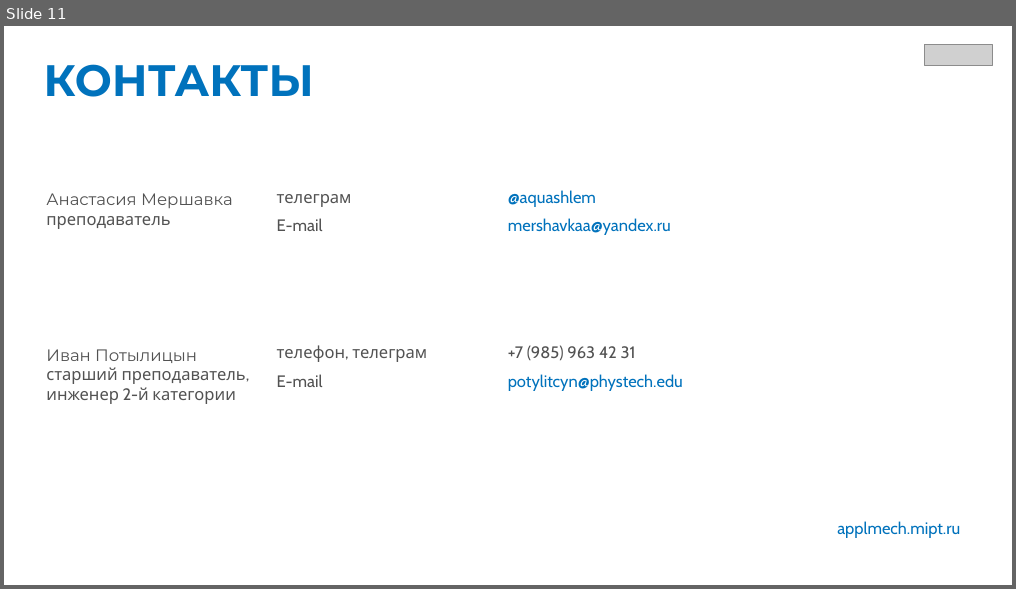
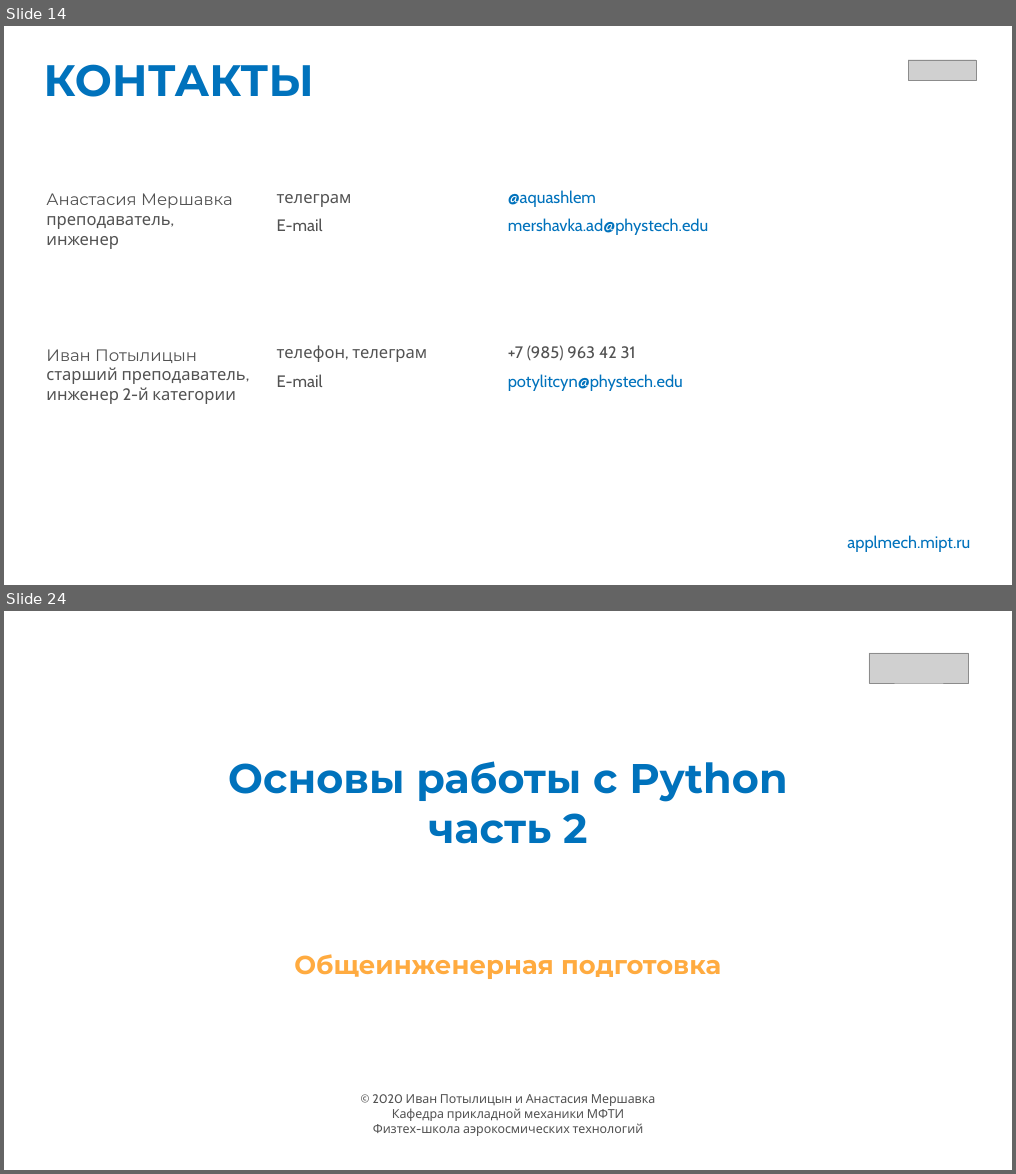
Before and after one commit to mershavka/get, a slide deck: cover.pptx. Shown one above the other, each under a label of ours: slide 11 before the commit, slides 14 and 24 after it; the slides between them are not shown. The pictures are 1016x589 and 1016x1174 pixels, drawn with LibreOffice and Linux fonts; fonts in the diff are those of the drawing; grey boxes stand for pictures; background and template pictures are left out. Boxes give left, top, right and bottom in pixels: in the first picture for what was removed or moved away, otherwise in the second. Text is boxed around its words. In the diff, an @@ line names an element or a change of style, - is before the commit and + after.

```diff
--- a/cover.pptx
+++ b/cover.pptx
@@ slide 24 added at (4, 611, 1012, 1170), background picture (left out) @@
@@ picture added at (869, 653, 968, 683) @@
@@ title added at (228, 761, 788, 844), 80 pt, text #0072BC, bold @@
+Основы работы с Python
+часть 2
@@ subtitle added at (294, 954, 721, 979), 50 pt, text #FFAB40, bold @@
+Общеинженерная подготовка
@@ text added at (372, 1094, 656, 1136), 24 pt, text #525252 @@
+© 2020 Иван Потылицын и Анастасия Мершавка
+Кафедра прикладной механики МФТИ
+Физтех-школа аэрокосмических технологий
@@ what was slide 11 is now slide 14 @@
@@ slide 14 changed as well @@
@@ picture: place and size @@
-picture at (924, 44, 992, 65)
+picture at (908, 60, 976, 80)
@@ text at (46, 216, 170, 249): text changed @@
-преподаватель
+преподаватель,
+инженер
@@ text at (508, 218, 709, 235): text changed @@
-mershavkaa@yandex.ru
+mershavka.ad@phystech.edu
@@ text "applmech.mipt.ru": place and size @@
-text "applmech.mipt.ru" at (837, 521, 960, 538)
+text "applmech.mipt.ru" at (847, 535, 970, 552)
```
Also in this commit, not shown: 1 other slide changed, 12 other slides added.
